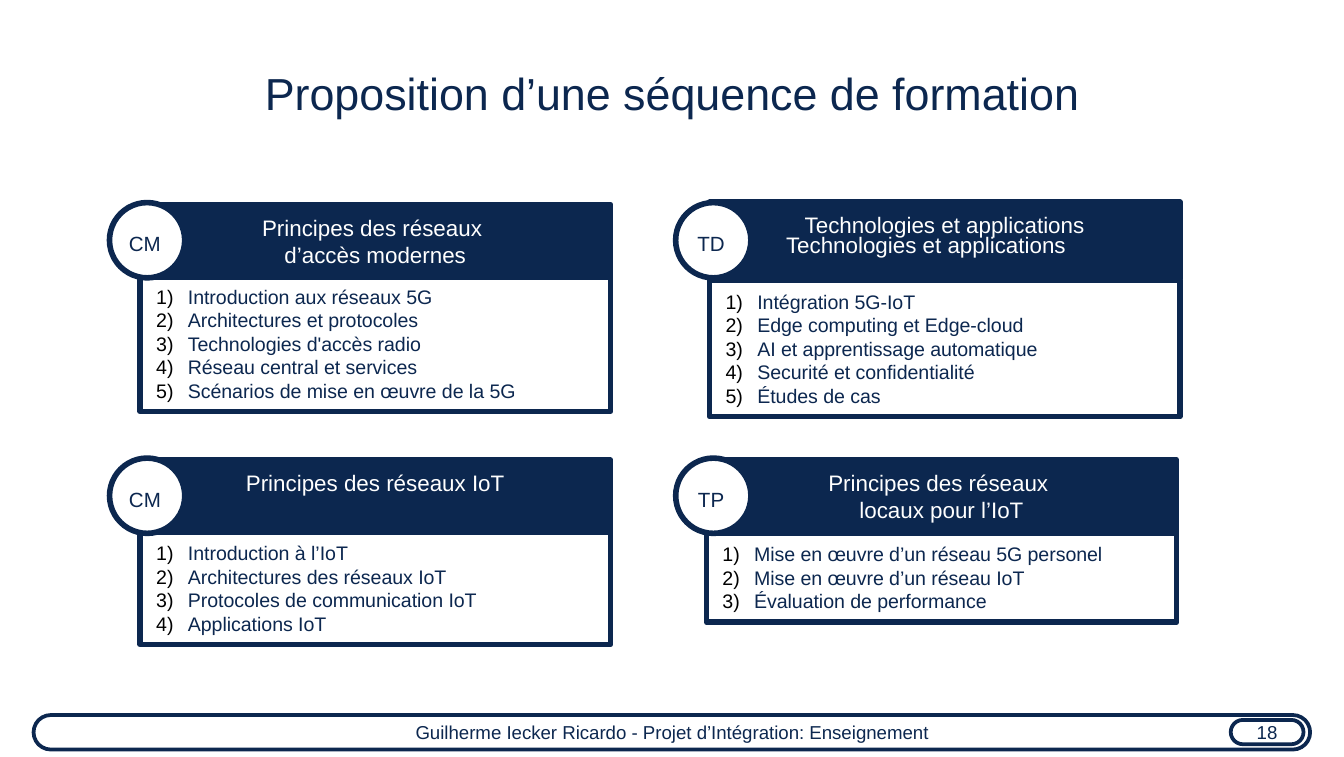
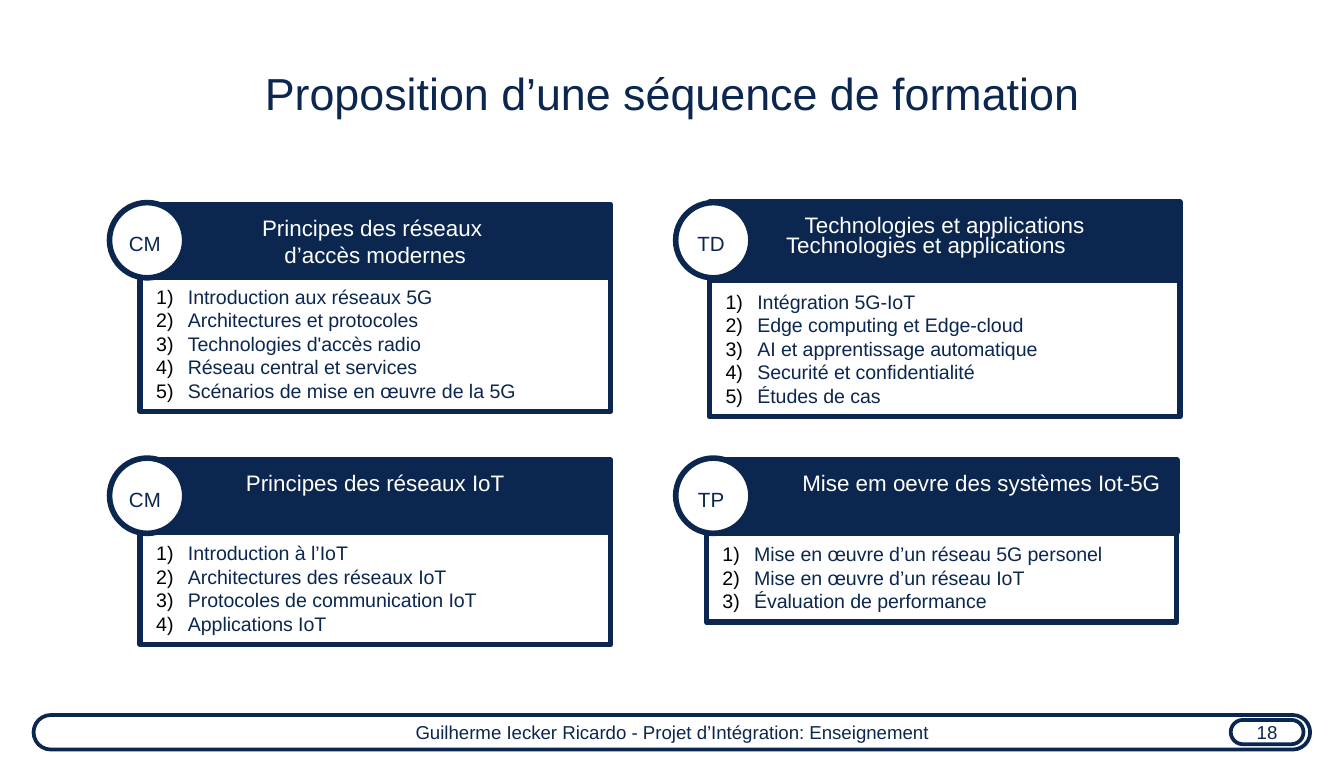
Before and after one commit to guilhermeir/mcf, a slide deck: slide 19 of toulouse_audition.odp. Drawn at 1344x757 pixels with LibreOffice and Linux fonts; fonts in the diff are those of the drawing. Boxes give left, top, right and bottom in pixels: in the first picture for what was removed or moved away, otherwise in the second. Text is boxed around its words. In the diff, an @@ line names an element or a change of style, - is before the commit and + after.

```diff
--- a/toulouse_audition.odp
+++ b/toulouse_audition.odp
@@ text in rectangle at (x1=802, y1=474, x2=1160, y2=496): text changed @@
-Principes des réseaux
-locaux pour l’IoT
+Mise em oevre des systèmes Iot-5G
```
Also in this commit, not shown: 1 other slide changed, 4 other files.
